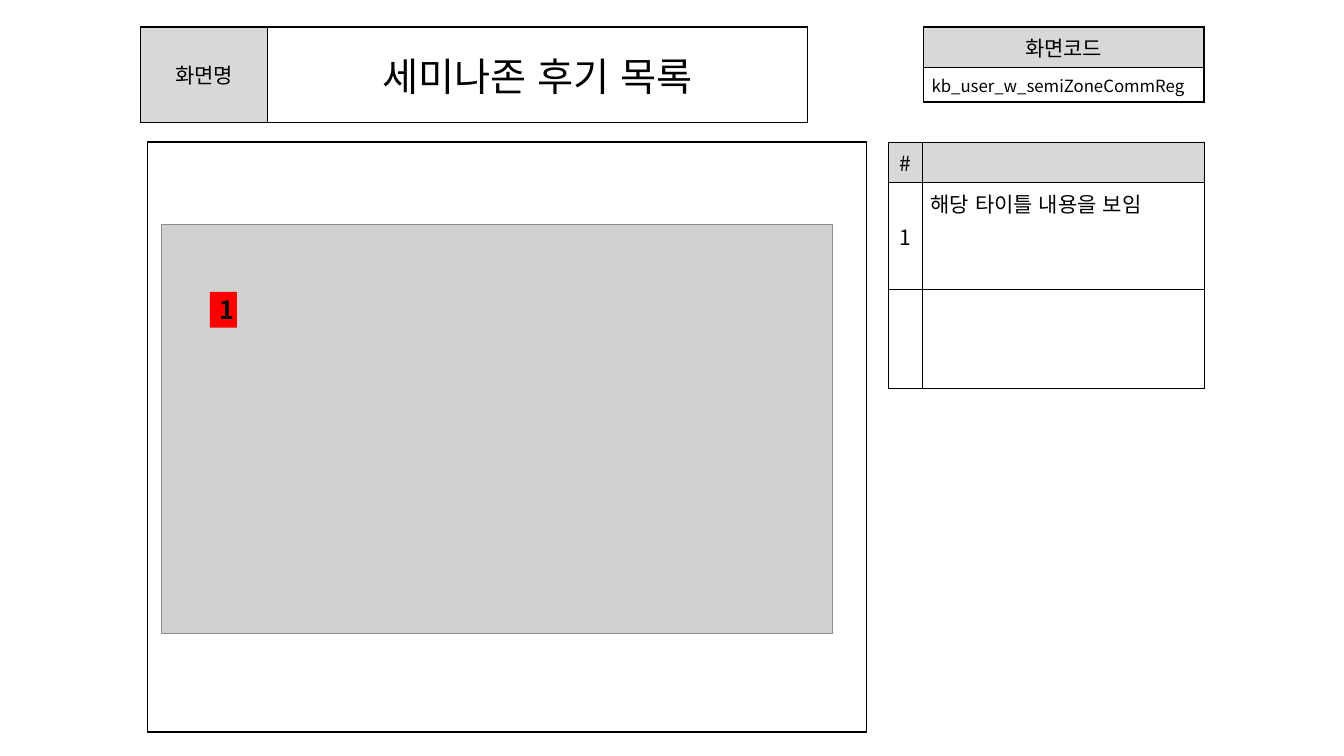
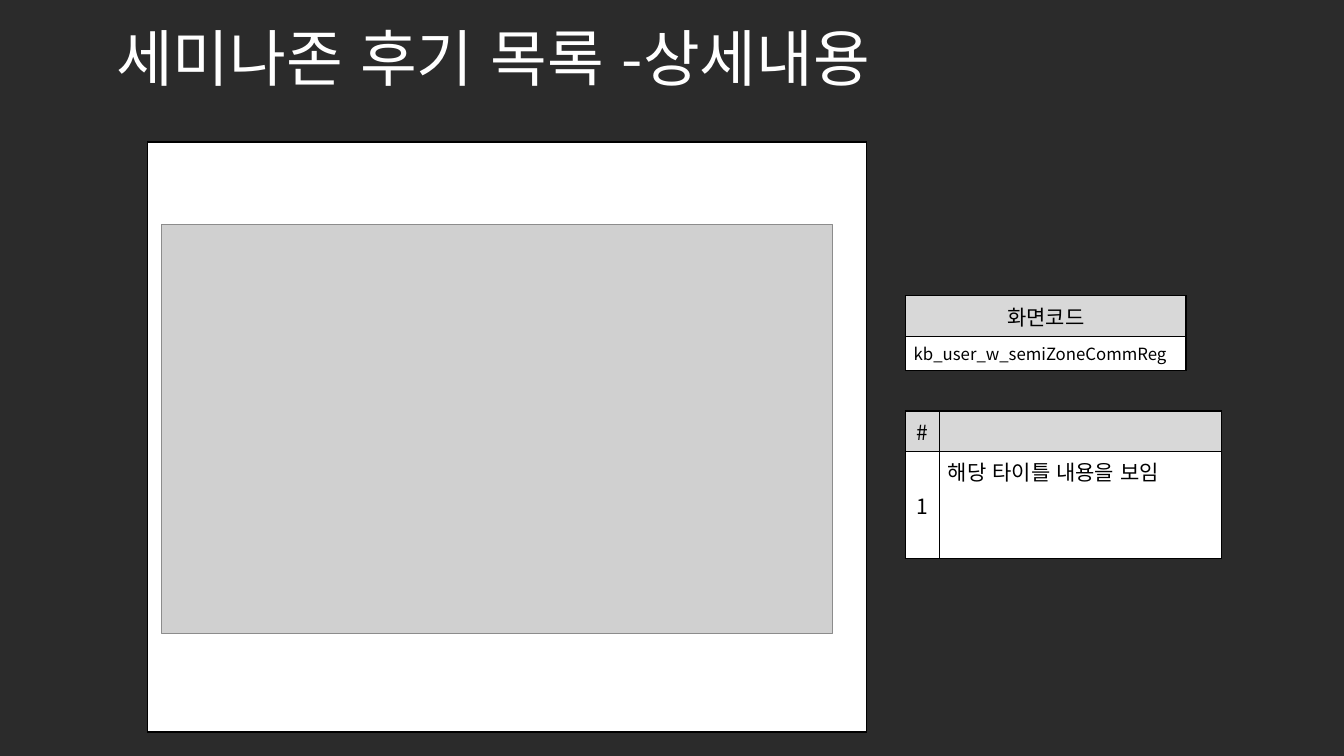
Before and after one commit to ezenteam2/e-Zone, a slide deck: slide 12 of 0 발표용 파워포인트/project05 - 파워포인트 종합 - 기범.pptx (slide 11 before the commit). Drawn at 1344x756 pixels with LibreOffice and Linux fonts; fonts in the diff are those of the drawing; grey boxes stand for pictures; background and template pictures are left out; a plain dark background stands for a picture behind light text. Boxes give left, top, right and bottom in pixels: in the first picture for what was removed or moved away, otherwise in the second. Text is boxed around its words. In the diff, an @@ line names an element or a change of style, - is before the commit and + after.

```diff
--- a/0 발표용 파워포인트/project05 - 파워포인트 종합 - 기범.pptx
+++ b/0 발표용 파워포인트/project05 - 파워포인트 종합 - 기범.pptx
@@ background #FFFFFF to picture (left out) @@
@@ title added at (116, 29, 870, 86), 44 pt, text #FFFFFF @@
+세미나존 후기 목록 -상세내용
@@ table removed at (141, 27, 808, 122), 1 rows, 2 columns @@
-화면명 | 세미나존 후기 목록
@@ text removed at (600, 88, 615, 94) @@
-2
@@ text removed at (642, 88, 657, 94) @@
-3
@@ text removed at (680, 88, 695, 94) @@
-4
@@ text removed at (722, 86, 737, 122) @@
-5
@@ rectangle removed at (753, 87, 780, 122) @@
@@ rectangle removed at (210, 292, 237, 328) @@
-1
@@ table: place and size @@
-table at (924, 27, 1204, 101)
+table at (905, 295, 1186, 369)
@@ table at (905, 411, 1222, 558) @@
-row 3:  | 
@@ table: place and size @@
-table at (888, 142, 1205, 387)
+table at (905, 411, 1222, 558)
```
Also in this commit, not shown: 15 other slides changed, 1 slide added, 1 other file.
